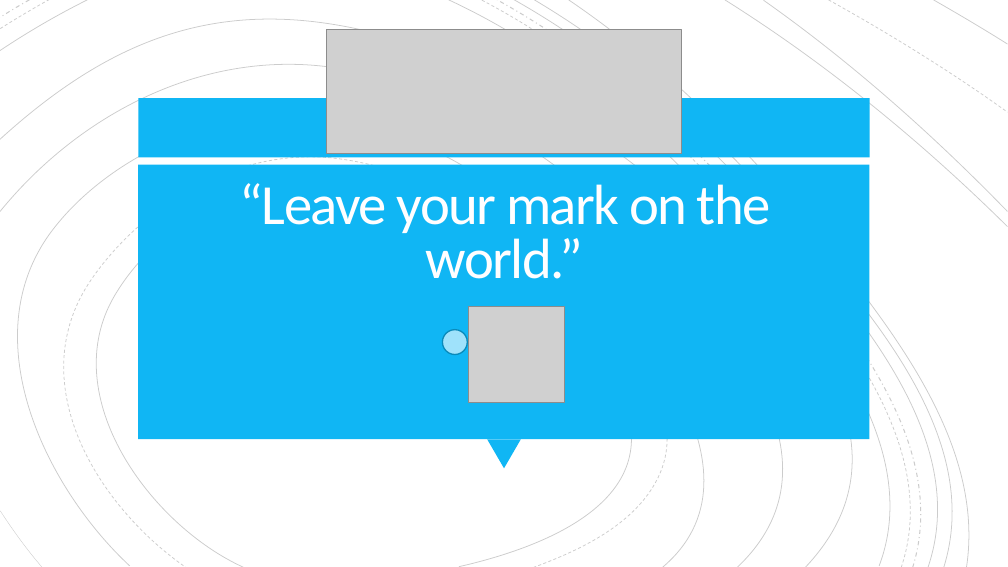
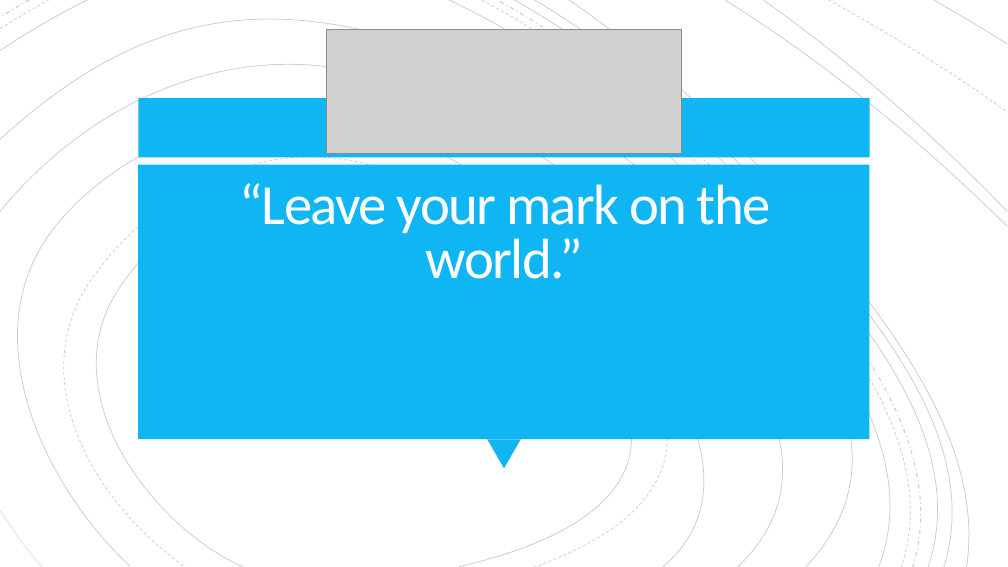
Before and after one commit to ItsOkayItsOfficial/PortHub, a slide deck: slide 1 of pitchdeck.pptx. Drawn at 1008x567 pixels with LibreOffice and Linux fonts; fonts in the diff are those of the drawing; grey boxes stand for pictures. Boxes give left, top, right and bottom in pixels: in the first picture for what was removed or moved away, otherwise in the second. Text is boxed around its words. In the diff, an @@ line names an element or a change of style, - is before the commit and + after.

Commit message:
pitchdeck/userstory

```diff
--- a/pitchdeck.pptx
+++ b/pitchdeck.pptx
@@ picture removed at <box>468,306,565,403</box> @@
@@ ellipse removed at <box>442,330,467,355</box> @@
```
